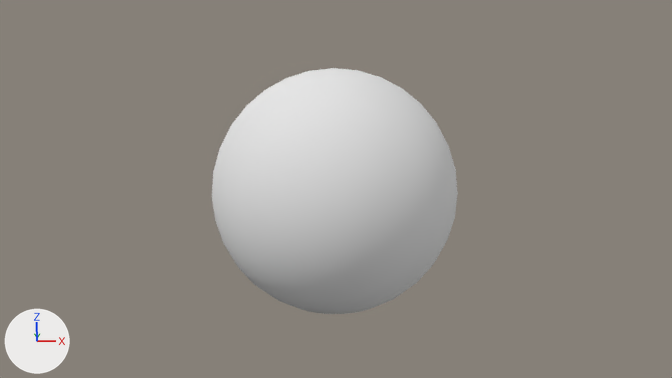
Before and after pictures for a commit that changed the Blender file Tutoriels/Blender/z1_Debutez_3D_Blender/blend/Table.blend.
One viewpoint serves both versions: the file's camera 'Camera'. Arrows for +X, +Y and +Z are at lower left; the lights stay in place.
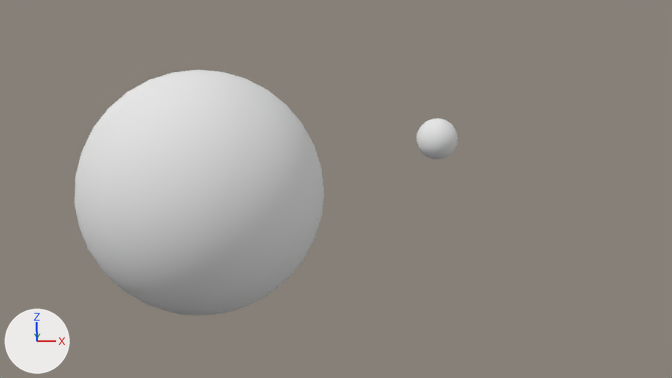
Pixel boxes (x1, y1, x2, y2) of what changed, in the pictures (672 x 378 px):
```json
{"object": "Sphere", "change": "moved", "before": [212, 68, 458, 314], "after": [74, 70, 324, 315]}
{"object": "Sphere.001", "change": "added", "after": [416, 118, 458, 159]}
```

The change, as JSON lines over the scene's bpy script:
```json
{"op": "add", "block": "mat_lune", "code": ["mat_lune = diffuse_material('Lune')", "mat_lune.base_color = (0.8, 0.8, 0.8)  # white #e7e7e7"]}
{"op": "add", "block": "me_sphere_001", "code": ["me_sphere_001 = bpy.data.meshes.new('Sphere.001')", "me_sphere_001.from_pydata(...)  # a UV sphere (32 segments, 16 rings, poles along z) spanning x -1.0..1.0, y -1.0..1.0, z -1.0..1.0", "me_sphere_001.polygons.foreach_set('use_smooth', [True] * 512)", "me_sphere_001.materials.append(mat_lune)  # white #e7e7e7"]}
{"op": "set", "path": "ob_sphere.location", "old": "(-0.007, 0.0, 0.988)", "new": "(-1.094, 0.0, 0.988)"}
{"op": "add", "block": "ob_sphere_001", "code": ["ob_sphere_001 = bpy.data.objects.new('Sphere.001', me_sphere_001)", "ob_sphere_001.location = (0.966, 0.999, 1.314)", "ob_sphere_001.scale = (0.195, 0.195, 0.195)"]}
```
